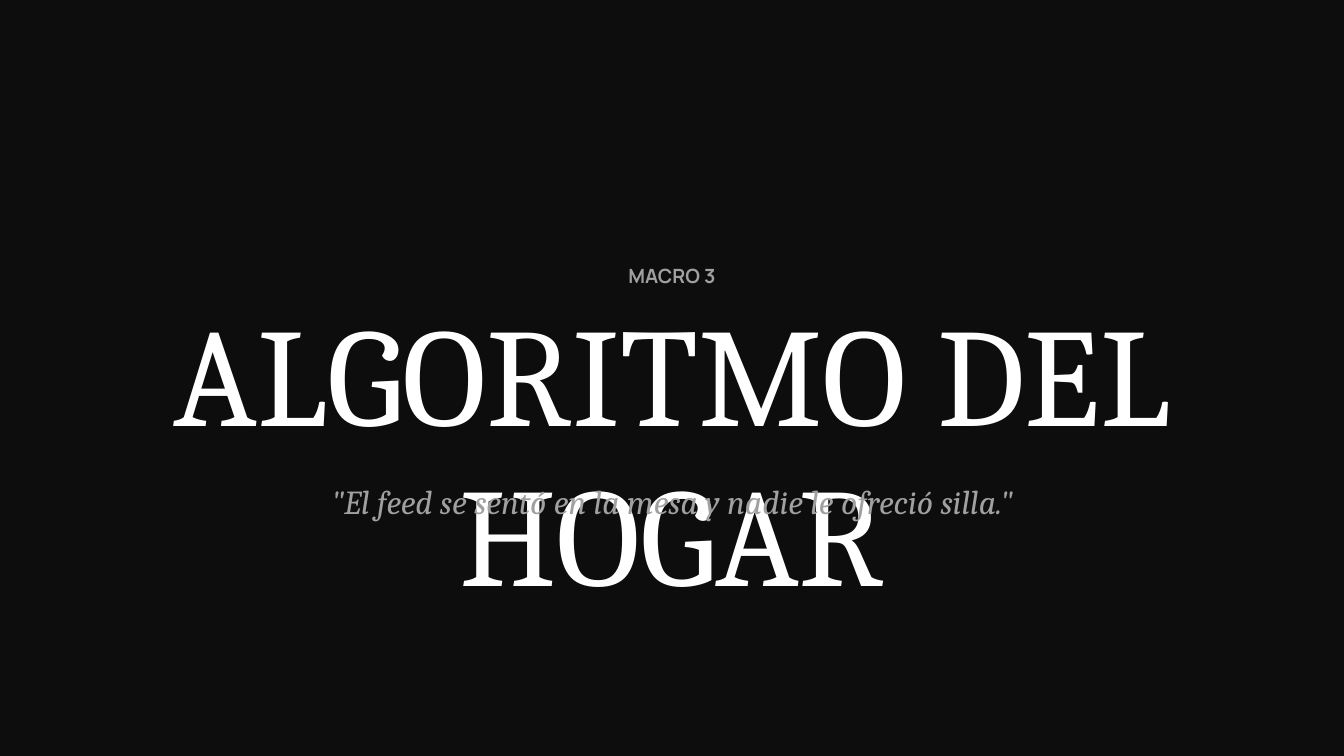
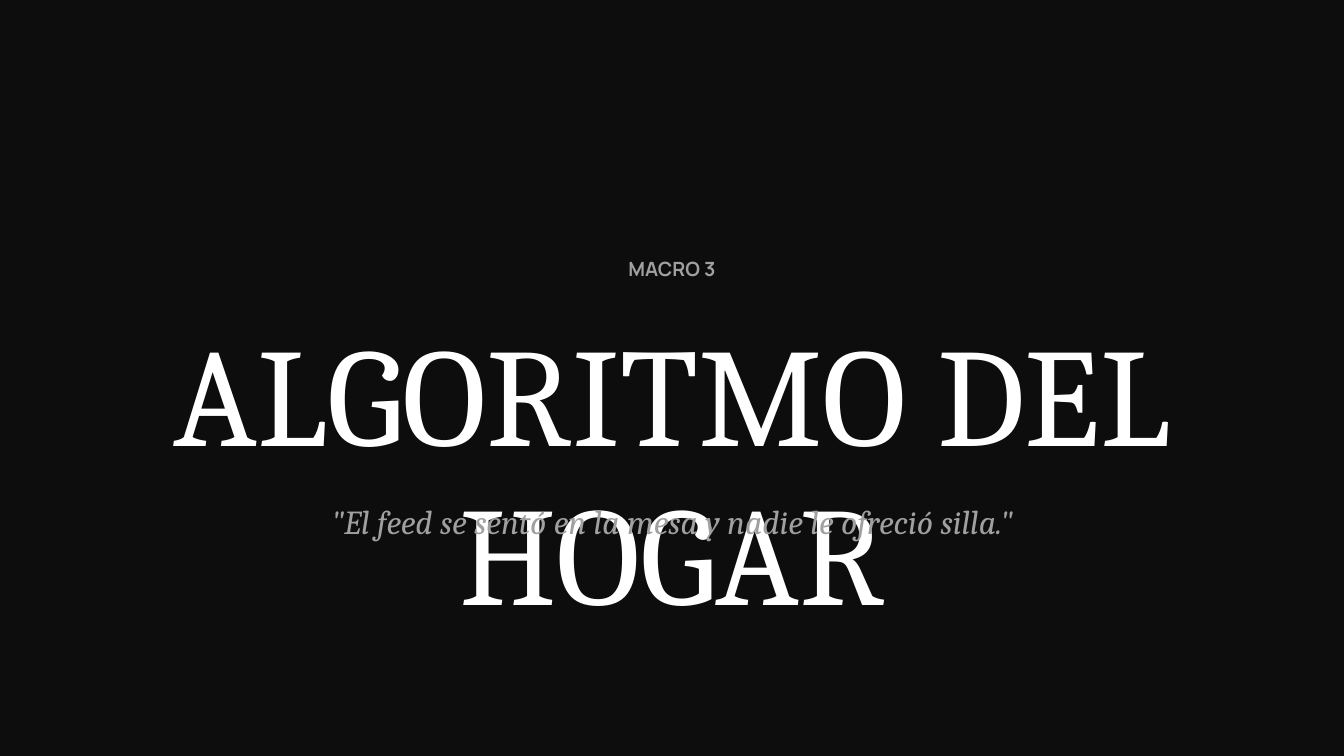
Before and after one commit to jeremyninja/c-digocasa-cerebro, a slide deck: slide 13 of Team Trends CC/outputs/trends-alimentacion-forecast.pptx. Drawn at 1344x756 pixels with LibreOffice and Linux fonts; fonts in the diff are those of the drawing. Boxes give left, top, right and bottom in pixels: in the first picture for what was removed or moved away, otherwise in the second. Text is boxed around its words. In the diff, an @@ line names an element or a change of style, - is before the commit and + after.

```diff
--- a/Team Trends CC/outputs/trends-alimentacion-forecast.pptx
+++ b/Team Trends CC/outputs/trends-alimentacion-forecast.pptx
@@ text "MACRO 3": place and size @@
-text "MACRO 3" at [628, 268, 715, 283]
+text "MACRO 3" at [628, 261, 715, 276]
@@ text "ALGORITMO DEL HOGAR": place and size @@
-text "ALGORITMO DEL HOGAR" at [174, 331, 1170, 587]
+text "ALGORITMO DEL HOGAR" at [174, 351, 1170, 606]
@@ text ""El feed se sentó en ...": place and size @@
-text ""El feed se sentó en ..." at [331, 483, 1013, 522]
+text ""El feed se sentó en ..." at [331, 503, 1013, 542]
```
Also in this commit, not shown: 17 other slides changed, 4 other files.
